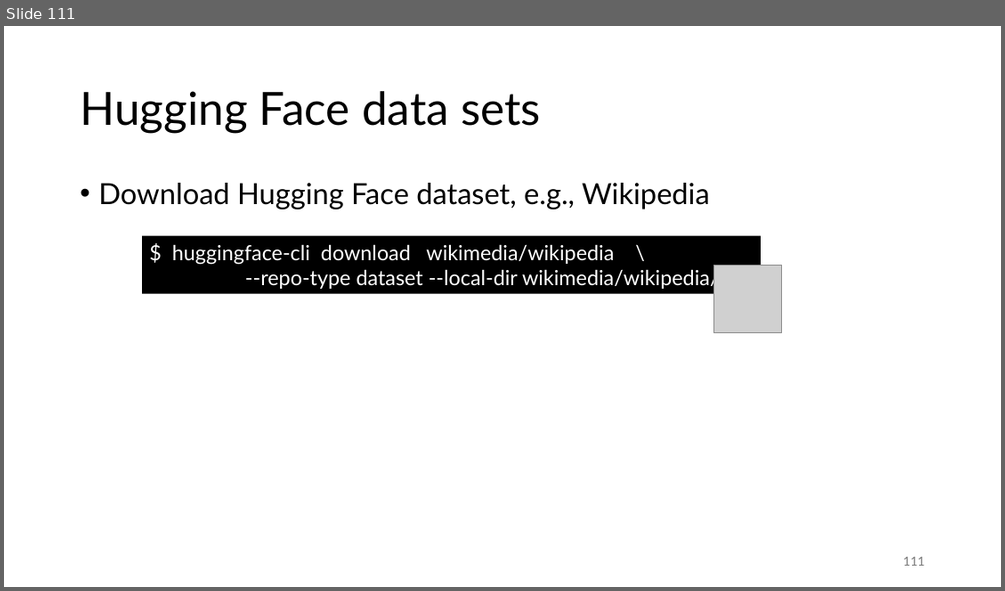
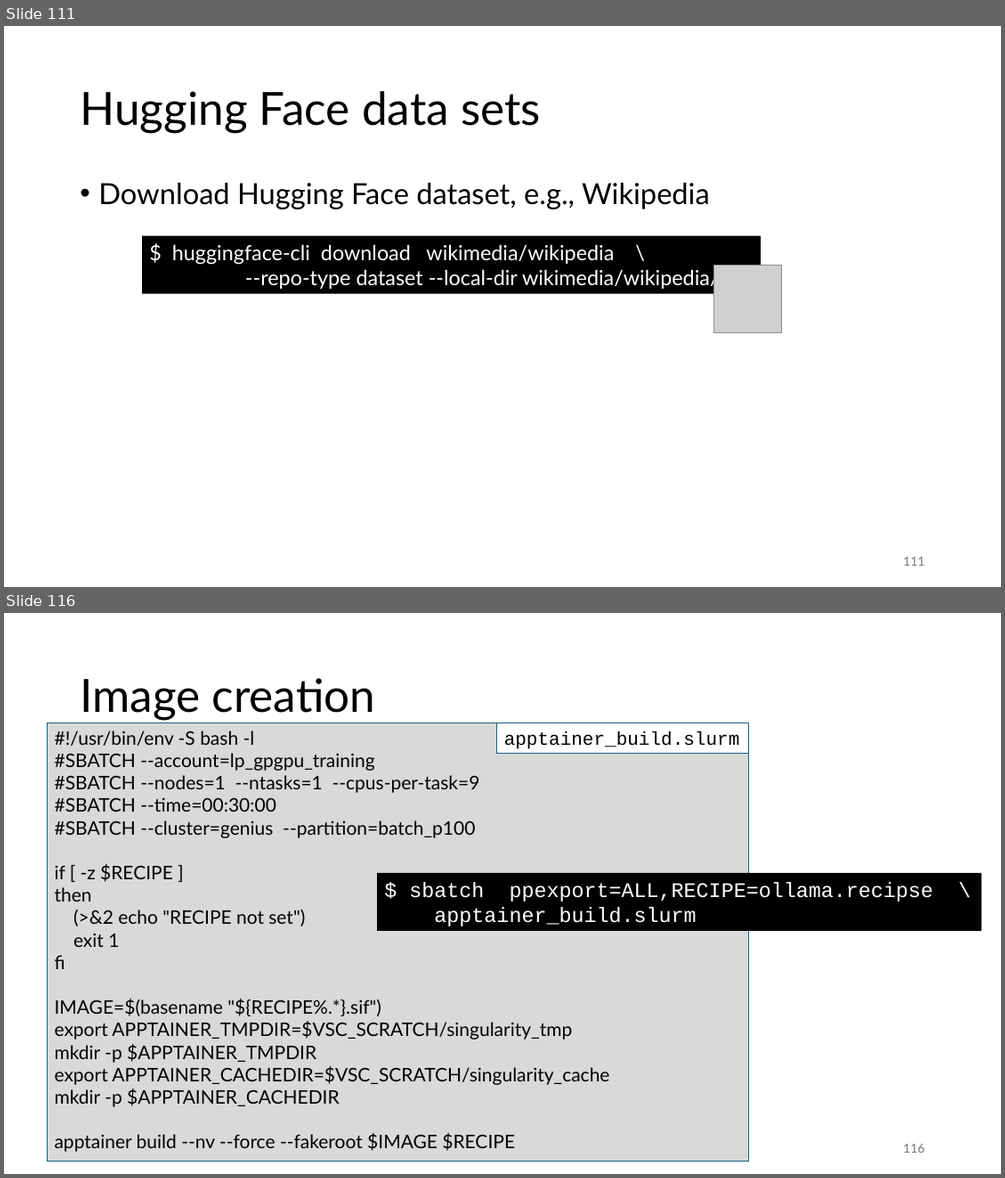
Before and after one commit to gjbex/Deploying-LLMs-locally, a slide deck: local_LLMs.pptx. Shown one above the other, each under a label of ours: slide 111 before the commit, slides 111 and 116 after it; the slides between them are not shown. The pictures are 1005x591 and 1005x1178 pixels, drawn with LibreOffice and Linux fonts; fonts in the diff are those of the drawing; grey boxes stand for pictures. Boxes give left, top, right and bottom in pixels: in the first picture for what was removed or moved away, otherwise in the second. Text is boxed around its words. In the diff, an @@ line names an element or a change of style, - is before the commit and + after.

```diff
--- a/local_LLMs.pptx
+++ b/local_LLMs.pptx
@@ slide 116 added at (x1=4, y1=613, x2=1001, y2=1174), background #FFFFFF @@
@@ title added at (x1=80, y1=678, x2=376, y2=720), 44 pt, text #000000 @@
+Image creation
@@ rectangle added at (x1=48, y1=723, x2=749, y2=1161), fill #D9D9D9, outline #156082 0.75 pt, 18 pt, text #000000 @@
+#!/usr/bin/env -S bash -l
+#SBATCH --account=lp_gpgpu_training
+#SBATCH --nodes=1 --ntasks=1 --cpus-per-task=9
+#SBATCH --time=00:30:00
+#SBATCH --cluster=genius --partition=batch_p100
+if [ -z $RECIPE ]
+then
+(>&2 echo "RECIPE not set")
+exit 1
+fi
+IMAGE=$(basename "${RECIPE%.*}.sif")
+export APPTAINER_TMPDIR=$VSC_SCRATCH/singularity_tmp
+mkdir -p $APPTAINER_TMPDIR
+export APPTAINER_CACHEDIR=$VSC_SCRATCH/singularity_cache
+mkdir -p $APPTAINER_CACHEDIR
+apptainer build --nv --force --fakeroot $IMAGE $RECIPE
@@ rectangle added at (x1=497, y1=723, x2=749, y2=753), fill #FFFFFF, outline #156082 0.75 pt, 18 pt, text #000000 @@
+apptainer_build.slurm
@@ rectangle added at (x1=377, y1=873, x2=981, y2=931), fill #000000, 20 pt, text #FFFFFF @@
+$ sbatch ppexport=ALL,RECIPE=ollama.recipse \
+apptainer_build.slurm
@@ page number added at (x1=903, y1=1143, x2=924, y2=1152), 12 pt, text #797979 @@
+116
```
Also in this commit, not shown: 1 slide changed, 4 other slides added.
